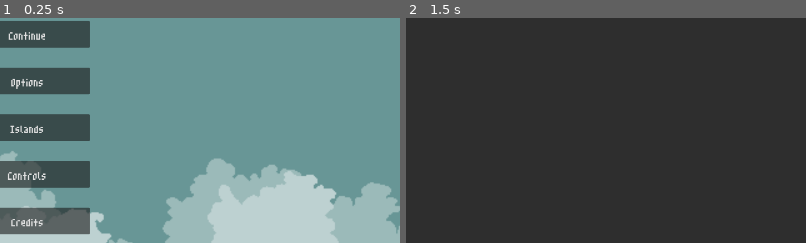
Above: before the commit, frames 1-2 (left to right).
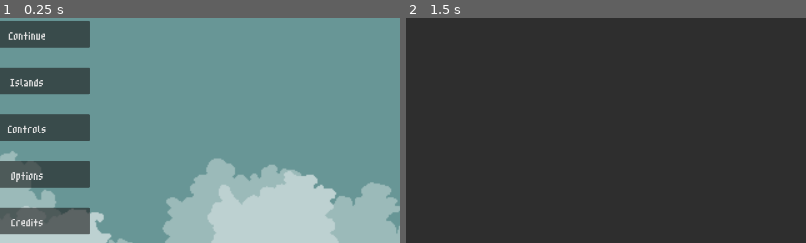
Above: after the commit, the same moments.

Repository: Netizen-Sys10/repel-the-night
Game: Godot game, scene res://main.tscn
Same seed, same stepped clock (60 frames per second), same inputs: the game is played once before the commit and once after it.
Inputs (mouse positions are % of the whole screen's width and height, from its top left):
- Up to frame 1 (0.25 s): no input
- Up to frame 2 (1.5 s): click "Options" at 0.5 s; click (25, 10) at 1.25 s
The pictures show only the part of the screen within x 7-57%, y 20-70%; the shares and areas given below are measured in that part.

The runs differ from the first frame. In frame 1, 0.6% of the frame differs, in the area x 2-12%, y 27-73%; in frame 2, nothing differs.

Commit message:
Changed TitleMenu layout

Diff:
--- a/MainMenu/TitleMenu/title_menu.tscn
+++ b/MainMenu/TitleMenu/title_menu.tscn
@@ -71,13 +71,6 @@
 theme_override_font_sizes/font_size = 48
 text = "Continue"
 
-[node name="OptionsButton" type="Button" parent="MarginContainer/HBoxContainer/VBoxContainer"]
-custom_minimum_size = Vector2(140, 64)
-layout_mode = 2
-theme_override_font_sizes/font_size = 48
-text = "Options
-"
-
 [node name="IslandsButton" type="Button" parent="MarginContainer/HBoxContainer/VBoxContainer"]
 custom_minimum_size = Vector2(140, 64)
 layout_mode = 2
@@ -91,6 +84,13 @@
 theme_override_font_sizes/font_size = 48
 text = "Controls"
 
+[node name="OptionsButton" type="Button" parent="MarginContainer/HBoxContainer/VBoxContainer"]
+custom_minimum_size = Vector2(140, 64)
+layout_mode = 2
+theme_override_font_sizes/font_size = 48
+text = "Options
+"
+
 [node name="CreditsButton" type="Button" parent="MarginContainer/HBoxContainer/VBoxContainer"]
 custom_minimum_size = Vector2(140, 64)
 layout_mode = 2
